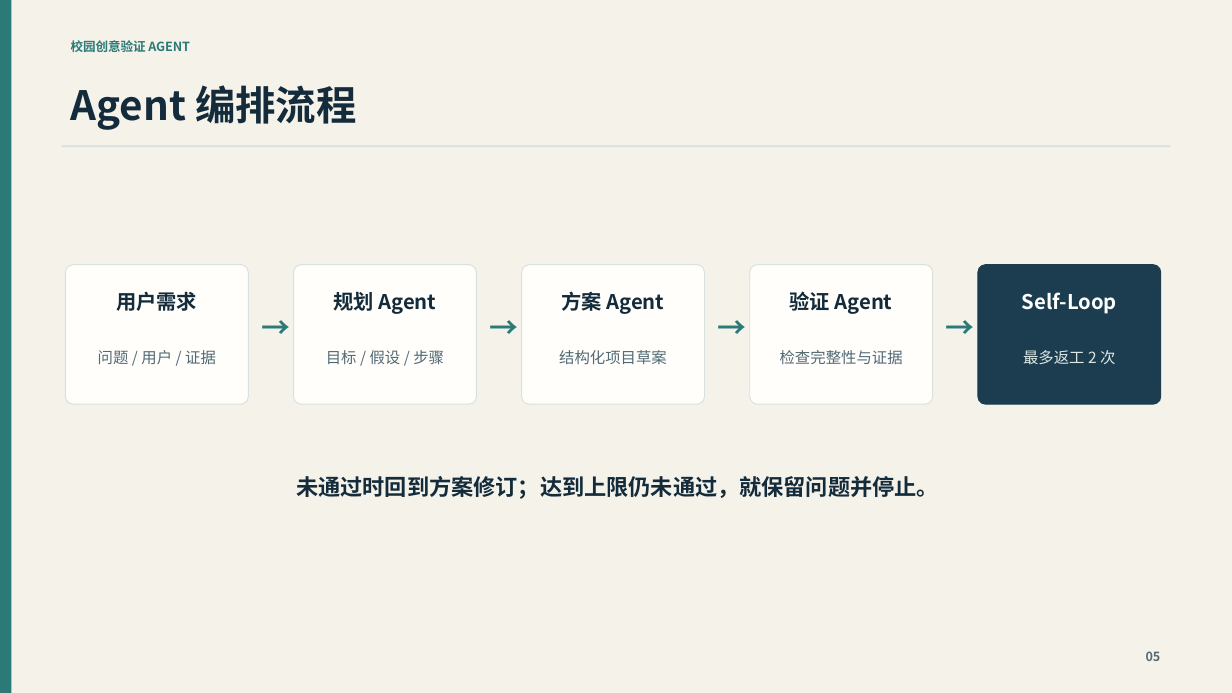
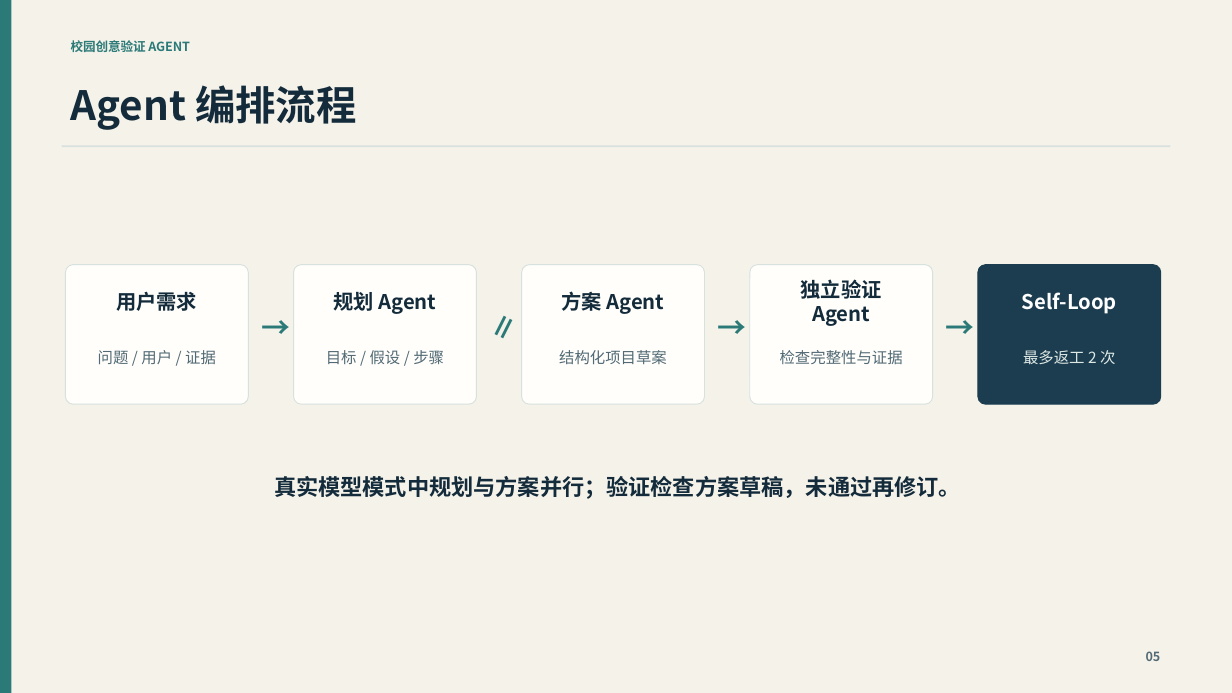
Before and after one commit to kanghaoyue11/campus-idea-agent, a slide deck: slide 5 of 校园创意验证Agent_演示稿.pptx. Drawn at 1232x693 pixels with LibreOffice and Linux fonts; fonts in the diff are those of the drawing. Boxes give left, top, right and bottom in pixels: in the first picture for what was removed or moved away, otherwise in the second. Text is boxed around its words. In the diff, an @@ line names an element or a change of style, - is before the commit and + after.

Commit message:
Finalize Agent orchestration project materials

```diff
--- a/校园创意验证Agent_演示稿.pptx
+++ b/校园创意验证Agent_演示稿.pptx
@@ text at [801,279,882,326]: text changed @@
-验证 Agent
+独立验证 Agent
@@ text at [481,310,521,345]: text changed @@
-→
+∥
@@ text at [274,476,961,499]: text changed @@
-未通过时回到方案修订；达到上限仍未通过，就保留问题并停止。
+真实模型模式中规划与方案并行；验证检查方案草稿，未通过再修订。
```
Also in this commit, not shown: 8 other slides changed, 9 other files.
